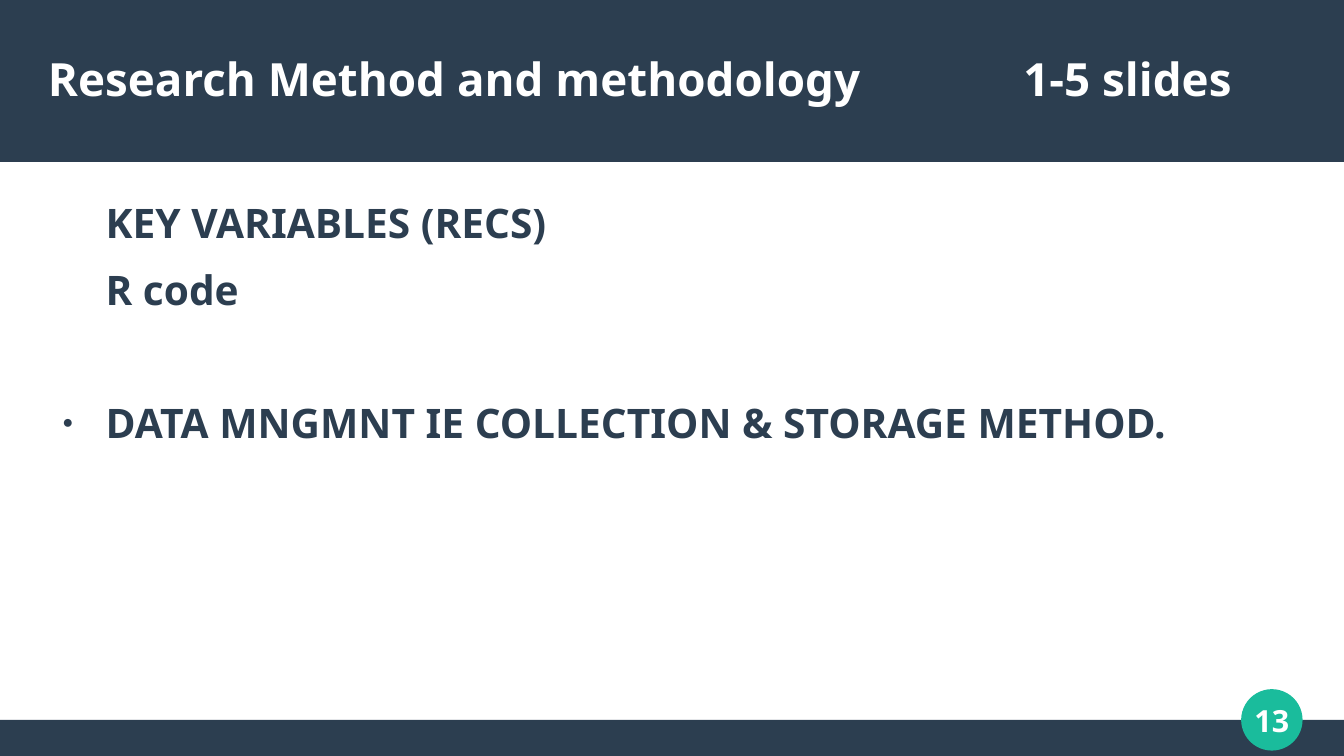
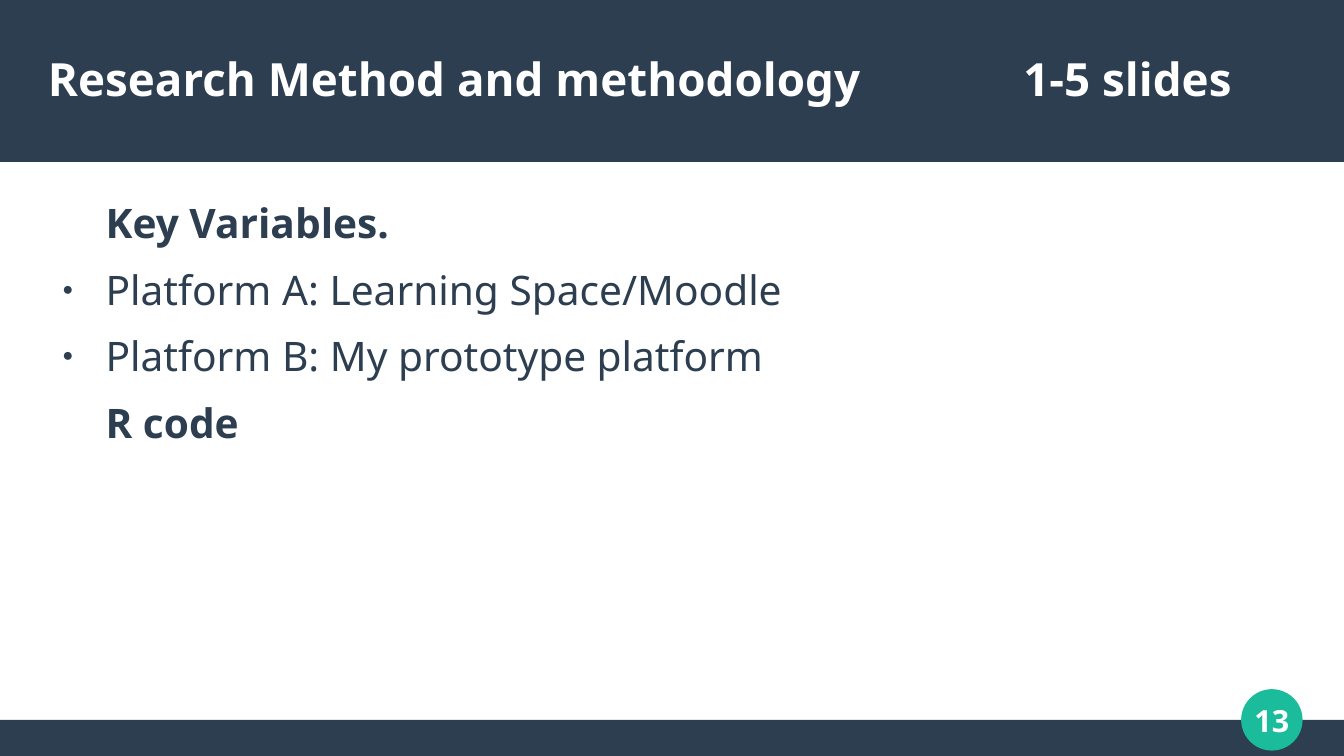
Before and after one commit to dannydaley/myUniSocial, a slide deck: slide 13 of Documentation/COMP320 PRESENTATION.odp. Drawn at 1344x756 pixels with LibreOffice and Linux fonts; fonts in the diff are those of the drawing. Boxes give left, top, right and bottom in pixels: in the first picture for what was removed or moved away, otherwise in the second. Text is boxed around its words. In the diff, an @@ line names an element or a change of style, - is before the commit and + after.

```diff
--- a/Documentation/COMP320 PRESENTATION.odp
+++ b/Documentation/COMP320 PRESENTATION.odp
@@ text at [106,207,782,381]: text changed; bold off @@
-KEY VARIABLES (RECS)
+Key Variables.
+● Platform A: Learning Space/Moodle
+● Platform B: My prototype platform
@@ text at [106,408,1166,439]: paragraph removed @@
-● DATA MNGMNT IE COLLECTION & STORAGE METHOD.
```
Also in this commit, not shown: 6 other slides changed, 1 other file.
